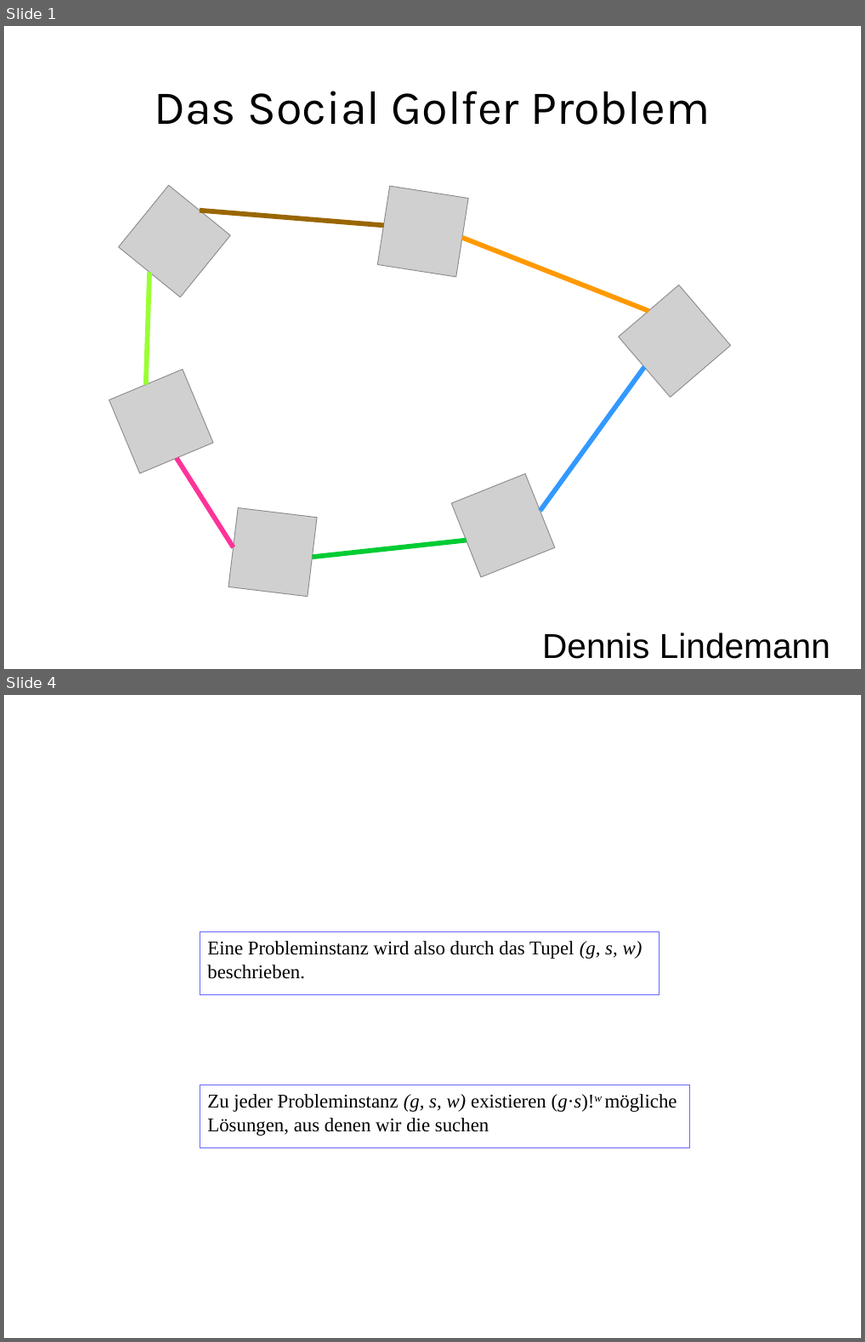
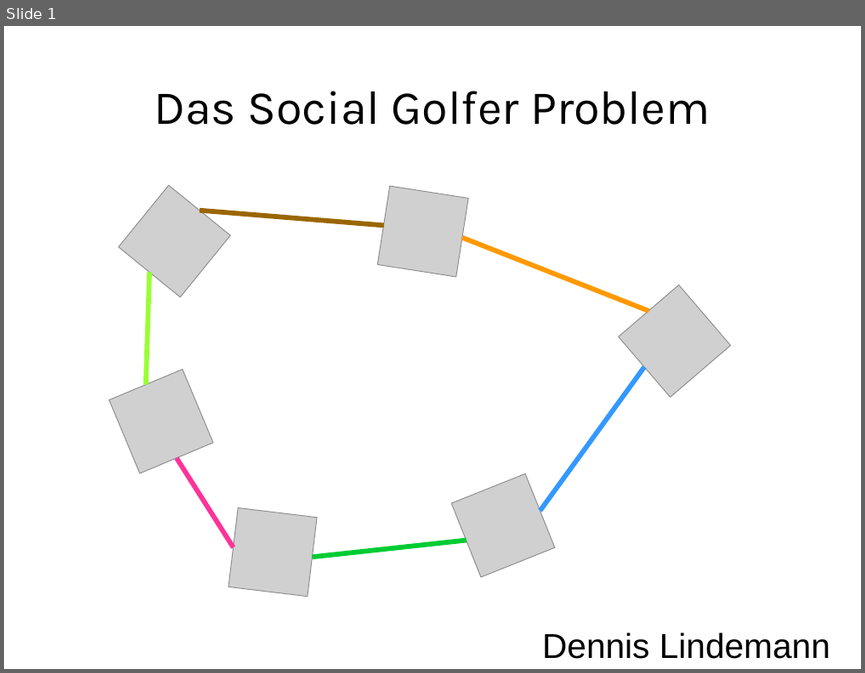
Before and after one commit to RincewindWizzard/social-golfers, a slide deck: presentation/DennisLindemannSocialGolferProblem.odp. Shown one above the other, each under a label of ours: slides 1 and 4 before the commit, slide 1 after it; the slides between them are not shown. The pictures are 865x1342 and 865x673 pixels, drawn with LibreOffice and Linux fonts; fonts in the diff are those of the drawing; grey boxes stand for pictures. Boxes give left, top, right and bottom in pixels: in the first picture for what was removed or moved away, otherwise in the second. Text is boxed around its words. In the diff, an @@ line names an element or a change of style, - is before the commit and + after.

```diff
--- a/presentation/DennisLindemannSocialGolferProblem.odp
+++ b/presentation/DennisLindemannSocialGolferProblem.odp
@@ slide 4 removed at [4, 695, 861, 1338], background #FFFFFF @@
@@ rectangle removed at [200, 932, 659, 995] @@
-Eine Probleminstanz wird also durch das Tupel (g, s, w) beschrieben.
@@ rectangle removed at [200, 1084, 690, 1147] @@
-Zu jeder Probleminstanz (g, s, w) existieren (g·s)!w mögliche Lösungen, aus denen wir die suchen
```
Also in this commit, not shown: 1 slide changed, 8 slides added, 3 other slides removed, 5 other files.
